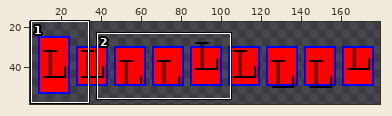
A sprite sheet gets an edit: tests/TestFiles/Skia/Controls/TextBlock/RestrictedHeight_VerticalAlign.expected.png. Above, an overview of the earlier version with the close-up marked.
Close-up. The starting point:
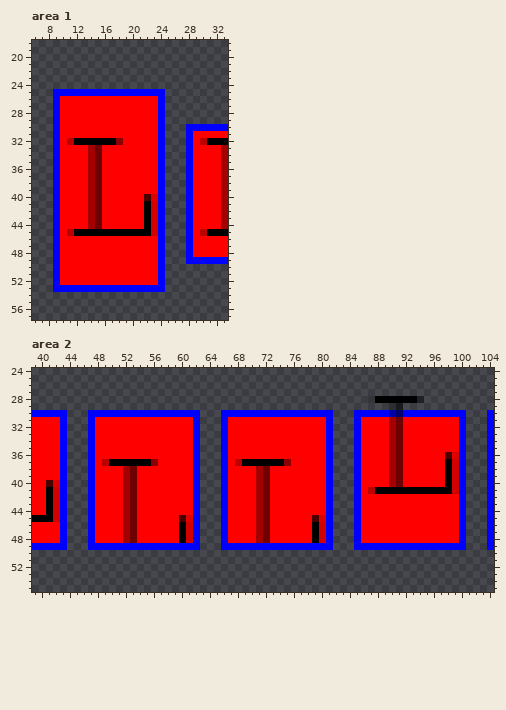
The file is 180x80 pixels. Shown: area 1: x 6..33, y 18..57; area 2: x 39..104, y 24..55. The old version is drawn lined up with the new one. The wide view leaves out empty margins. The commit also changed other parts of the picture, which this record leaves out.
New version:
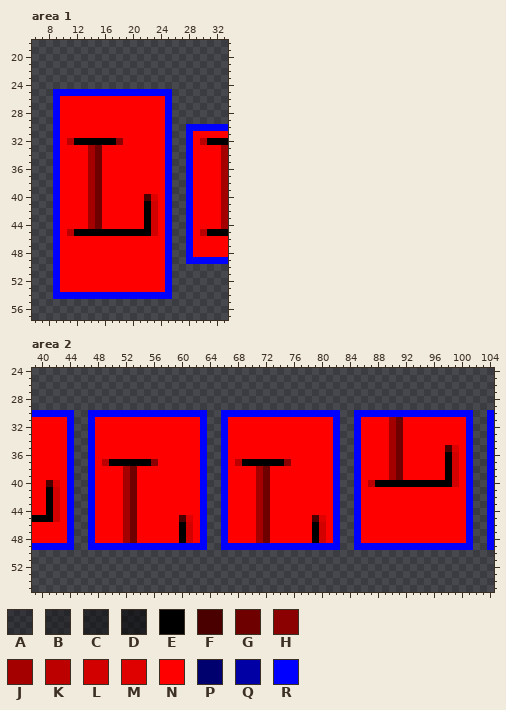
Palette (. is transparent): A #00000043  B #0000005b  C #00000074  D #00000091  E #000000  F #4b0000  G #6e0000  H #8b0000  J #a40000  K #bc0000  L #d30000  M #df0000  N #ff0000  P #00006e  Q #0000a4  R #0000ff
Diff:
drawings rearranged on the sheet (the old picture shows each at its new place)
Area 1:
Colour R gives way to colour N in rows 26 to 52 at x 24; in row 53 at x 10 to 24.
The edit adds colour R in rows 25 to 53 at x 25; in row 54 at x 9 to 25.
Area 2:
Colour F gives way to colour E in row 36 at x 98.
Colour G gives way to colour E in row 40 at x 91.
Colour J gives way to colour E in row 40 at x 90.
Colour N gives way to colour E in row 40 at x 88 to 89 and 92 to 97.
Colour N gives way to colour F in row 35 at x 98.
Colour N gives way to colour K in row 40 at x 87.
Colour M gives way to colour L in row 36 at x 99.
Colour N gives way to colour M in row 35 at x 99.
Colour E gives way to colour N in row 41 at x 88 to 98.
Colour K gives way to colour N in row 41 at x 87.
Colour L gives way to colour N in row 41 at x 99.
Colour R gives way to colour N in rows 31 to 48 at x 43, 62, 81 and 100.
The edit adds colour R in rows 30 to 49 at x 44, 63, 82 and 101.
Colour P gives way to colour R in row 30 at x 91.
Colour Q gives way to colour R in row 30 at x 90.
Colour A is gone in row 28 at x 87.
Colour B is gone in row 29 at x 90.
Colour C is gone in row 28 at x 94.
Colour D is gone in row 29 at x 91.
Colour E is gone in row 28 at x 88 to 93.
